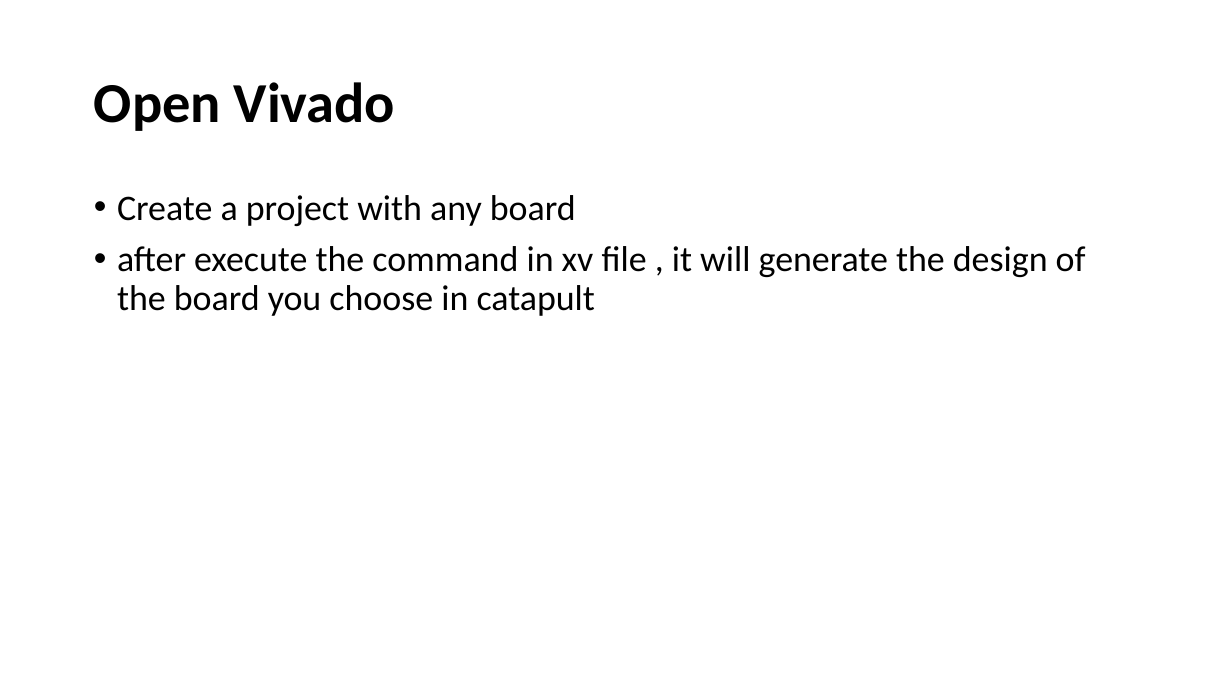
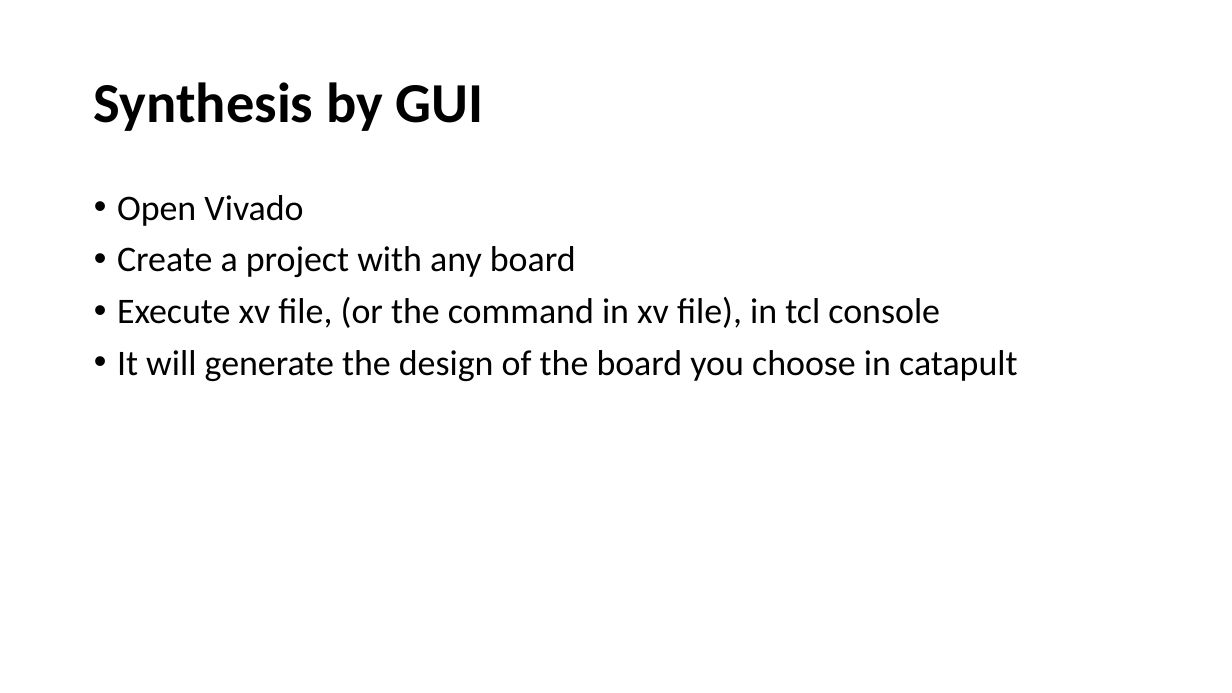
Before and after one commit to bol-edu/caravel-soc_fpga-lab, a slide deck: slide 28 of catapult_hls/catapult_FPGA_edge_detect.pptx (slide 26 before the commit). Drawn at 1232x693 pixels with LibreOffice and Linux fonts; fonts in the diff are those of the drawing. Boxes give left, top, right and bottom in pixels: in the first picture for what was removed or moved away, otherwise in the second. Text is boxed around its words. In the diff, an @@ line names an element or a change of style, - is before the commit and + after.

```diff
--- a/catapult_hls/catapult_FPGA_edge_detect.pptx
+++ b/catapult_hls/catapult_FPGA_edge_detect.pptx
@@ title at [94, 82, 484, 131]: text changed @@
-Open Vivado
+Synthesis by GUI
@@ text at [117, 195, 303, 226]: paragraph added @@
+• Open Vivado
@@ text at [117, 297, 1017, 381]: text changed @@
-• after execute the command in xv file , it will generate the design of the board you choose in catapult
+• Execute xv file, (or the command in xv file), in tcl console
+• It will generate the design of the board you choose in catapult
```
Also in this commit, not shown: 2 slides added.
